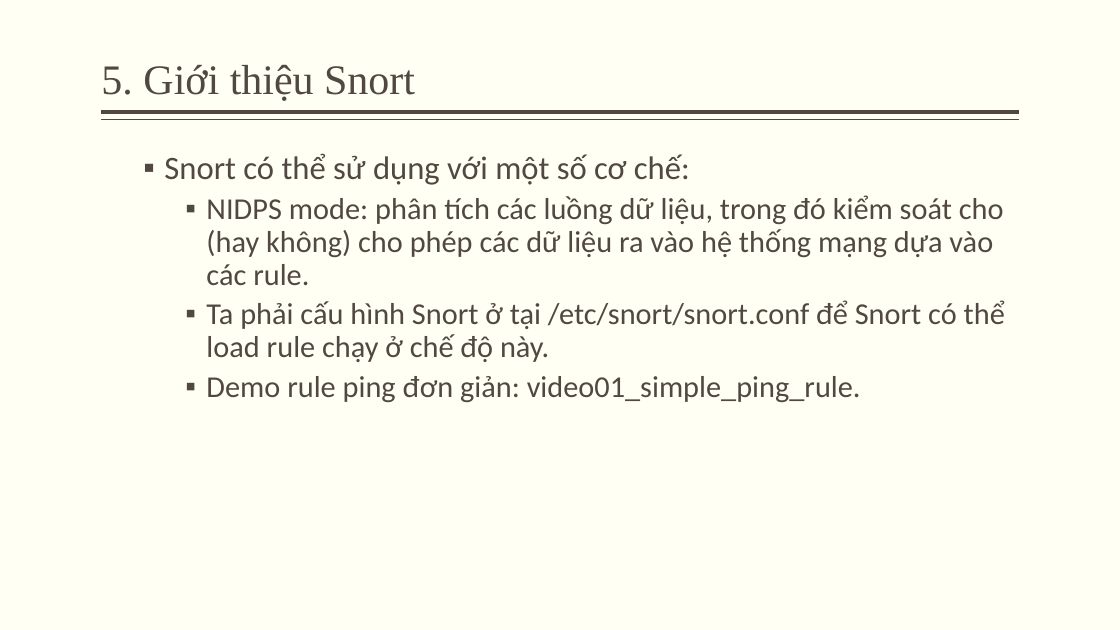
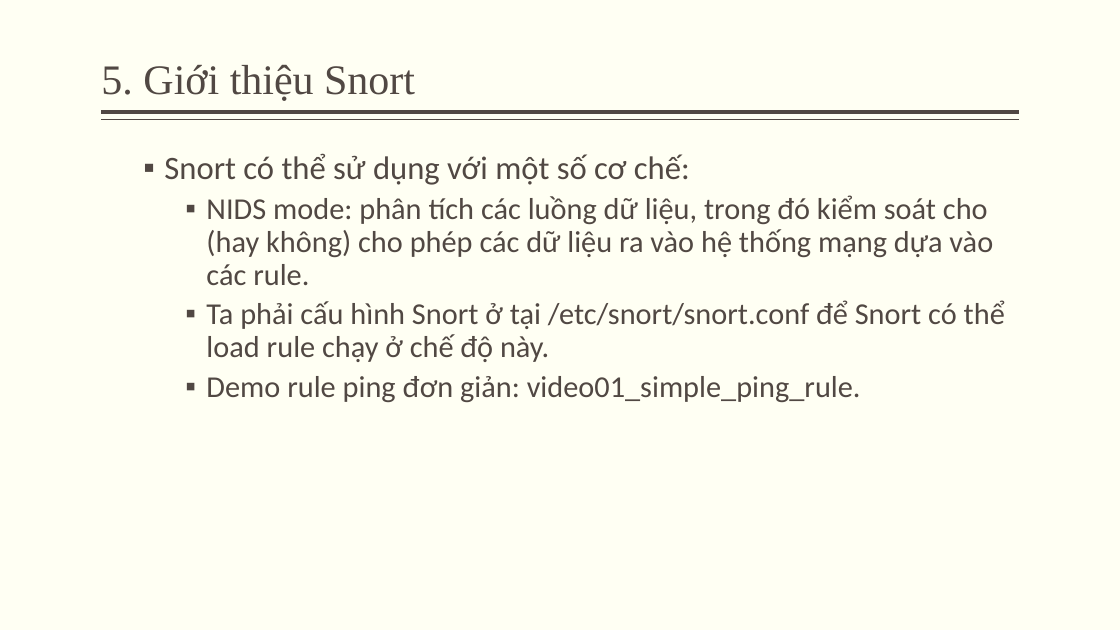
Before and after one commit to minhquan1418/do_an_ATMNC, a slide deck: slide 18 of silde.pptx. Drawn at 1120x630 pixels with LibreOffice and Linux fonts; fonts in the diff are those of the drawing. Boxes give left, top, right and bottom in pixels: in the first picture for what was removed or moved away, otherwise in the second. Text is boxed around its words. In the diff, an @@ line names an element or a change of style, - is before the commit and + after.

Commit message:
sua slide

```diff
--- a/silde.pptx
+++ b/silde.pptx
@@ text at [206,195,993,285]: text changed @@
-    ▪ NIDPS mode: phân tích các luồng dữ liệu, trong đó kiểm soát cho (hay không) cho phép các dữ liệu ra vào hệ thống mạng dựa vào các rule.
+    ▪ NIDS mode: phân tích các luồng dữ liệu, trong đó kiểm soát cho (hay không) cho phép các dữ liệu ra vào hệ thống mạng dựa vào các rule.
```
Also in this commit, not shown: 4 other slides changed.
